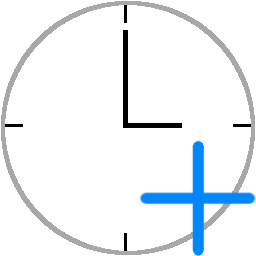
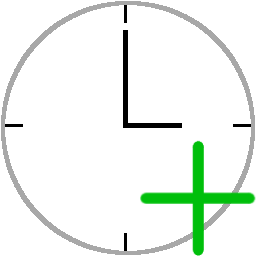
Layers edited between the first and the second 256×256 image:
painted on "Add Action" over [140, 140, 256, 256]
